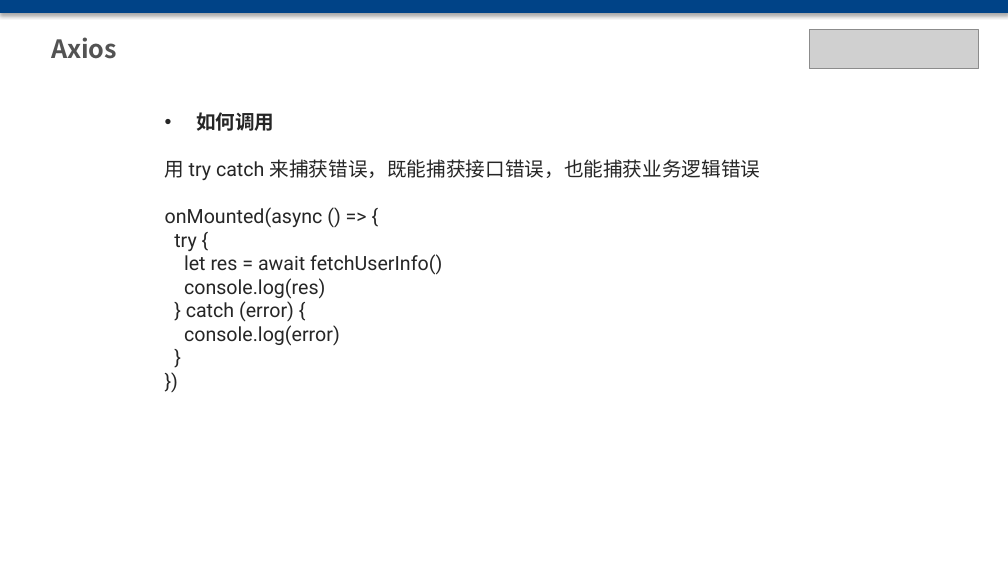
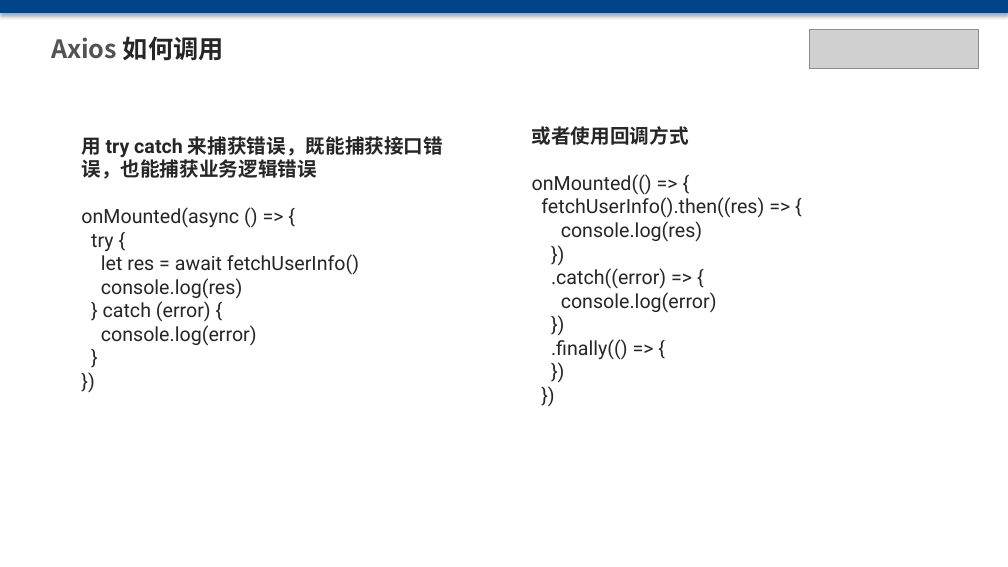
Before and after one commit to chxxx/vue3-vite-antd-admin, a slide deck: slide 35 of public/vue3 antdesign.pptx. Drawn at 1008x567 pixels with LibreOffice and Linux fonts; fonts in the diff are those of the drawing; grey boxes stand for pictures. Boxes give left, top, right and bottom in pixels: in the first picture for what was removed or moved away, otherwise in the second. Text is boxed around its words. In the diff, an @@ line names an element or a change of style, - is before the commit and + after.

```diff
--- a/public/vue3 antdesign.pptx
+++ b/public/vue3 antdesign.pptx
@@ text at <box>51,36,224,61</box>: text changed @@
-Axios
+Axios 如何调用
@@ text "用 try catch 来捕获错误，既能捕获接口错误，也能捕获业务逻辑错误": place and size @@
-text "用 try catch 来捕获错误，既能捕获接口错误，也能捕获业务逻辑错误" at <box>165,112,761,346</box>
+text "用 try catch 来捕获错误，既能捕获接口错误，也能捕获业务逻辑错误" at <box>81,136,443,346</box>
@@ text at <box>196,112,274,131</box>: paragraph removed @@
-• 如何调用
@@ text at <box>81,136,443,179</box>: bold on in "用 try catch 来捕获错误，既能捕获接口错误，也能捕获业务逻辑错误" @@
@@ text added at <box>532,126,764,360</box>, 14 pt, text #262626 @@
+或者使用回调方式
+onMounted(() => {
+fetchUserInfo().then((res) => {
+console.log(res)
+})
+.catch((error) => {
+console.log(error)
+})
+.finally(() => {
+})
+})
```
Also in this commit, not shown: 3 other slides changed, 14 slides added, 2 slides removed, 6 other files.
